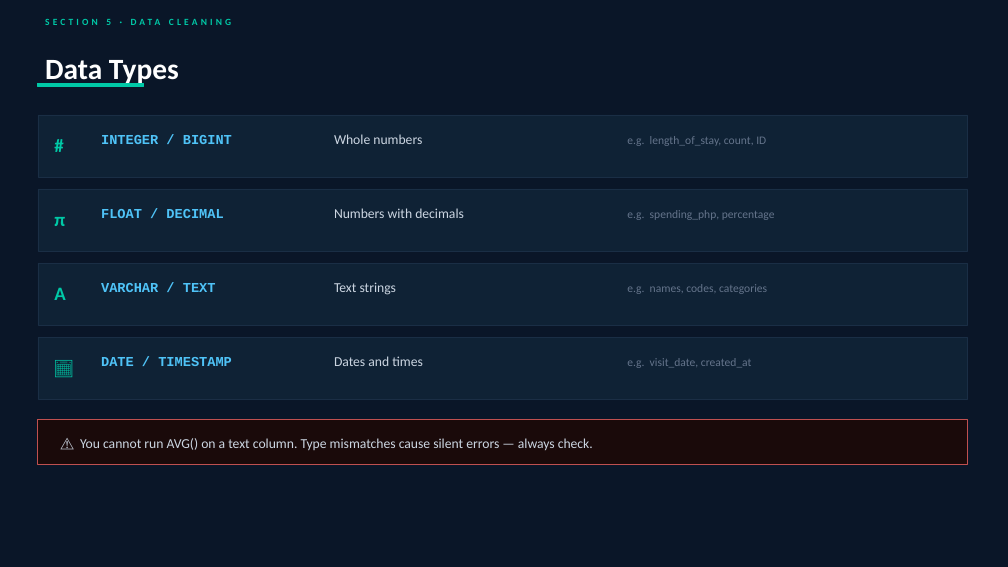
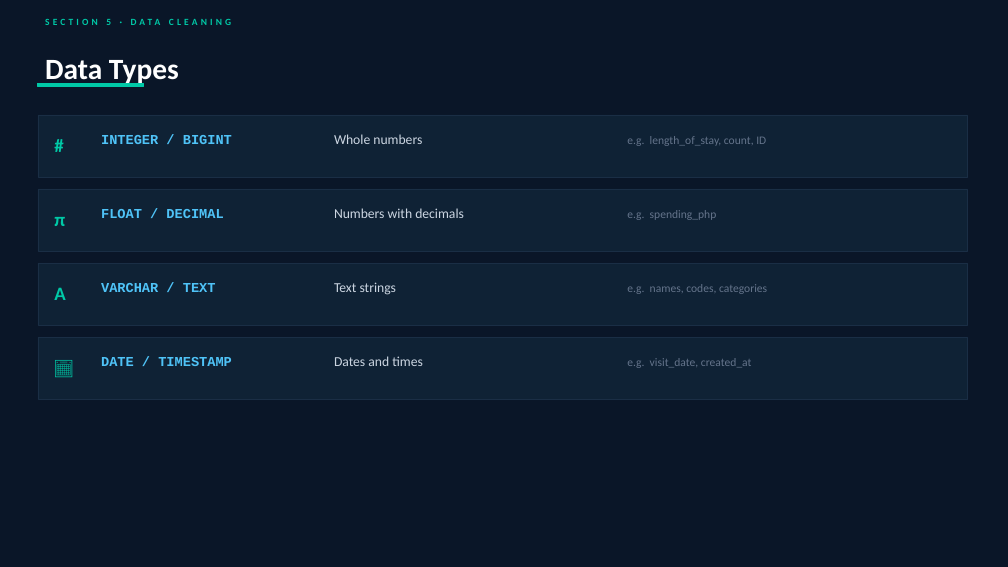
Before and after one commit to rachellvinculado/sql-seminar-nsm2026, a slide deck: slide 14 of SQL_Seminar_Deck_102026.pptx (slide 29 before the commit). Drawn at 1008x567 pixels with LibreOffice and Linux fonts; fonts in the diff are those of the drawing. Boxes give left, top, right and bottom in pixels: in the first picture for what was removed or moved away, otherwise in the second. Text is boxed around its words. In the diff, an @@ line names an element or a change of style, - is before the commit and + after.

```diff
--- a/SQL_Seminar_Deck_102026.pptx
+++ b/SQL_Seminar_Deck_102026.pptx
@@ text at (x1=627, y1=210, x2=717, y2=220): text changed @@
-e.g. spending_php, percentage
+e.g. spending_php
@@ rectangle removed at (x1=38, y1=420, x2=968, y2=465) @@
@@ text removed at (x1=80, y1=438, x2=593, y2=451) @@
-⚠️ You cannot run AVG() on a text column. Type mismatches cause silent errors — always check.
```
Also in this commit, not shown: 17 other slides changed, 7 slides removed, 1 other file.
